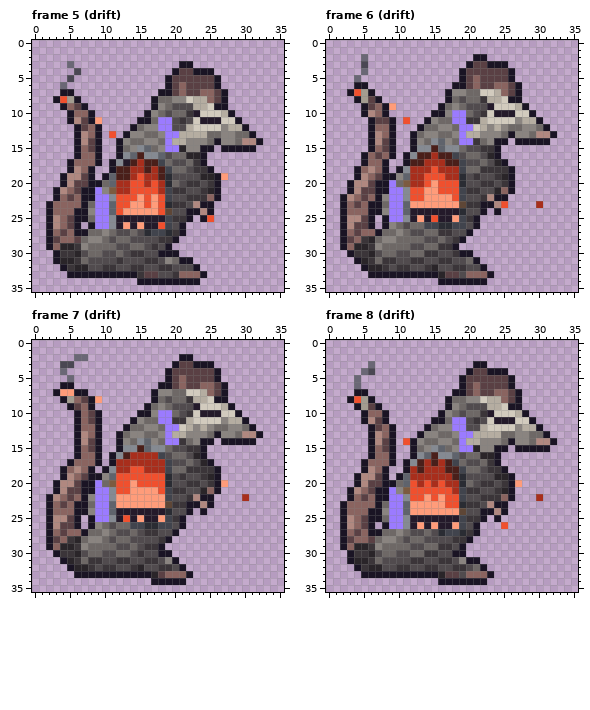
A pixel-art file gets an edit: tools/art/creatures/kilnshade/kilnshade.aseprite. The picture above was drawn from the file before the commit.
36x36 pixels, 29 frames. Colours within 5 levels of each other are drawn and written as one. Shown: frame 5 (drift), frame 6 (drift), frame 7 (drift), frame 8 (drift). The commit also changed other frames, which this record leaves out.
After:
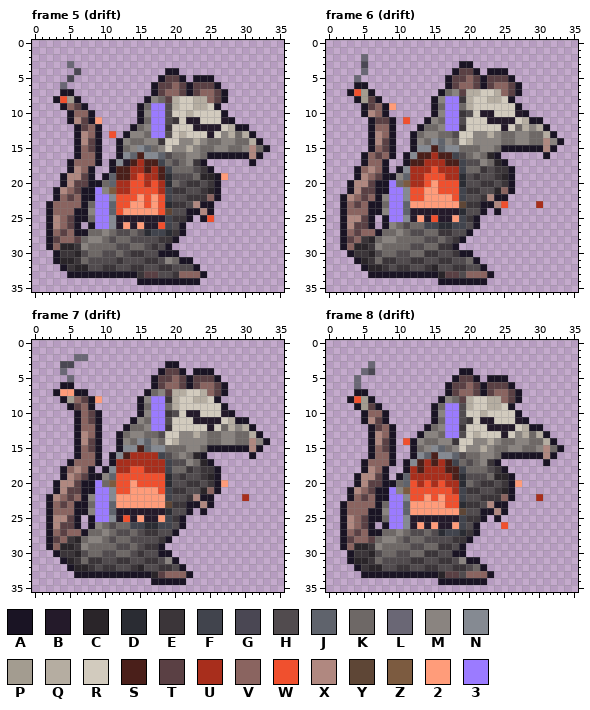
Palette (. is transparent): A #1a1424  B #241a2a  C #2a2529  D #2a2c33  E #3b3539  F #41444d  G #4a4753  H #514b4e  J #5f636c  K #6e6866  L #6a6775  M #8a8480  N #858a92  P #a39c90  Q #b5ada1  R #d2cbbe  S #4a1f1a  T #5a4044  U #a82e1c  V #8a6460  W #f0502e  X #b08880  Y #5e4636  Z #7c5b40  2 #ff9c7a  3 #9b7bff
Changes in this commit:
--- frame 5 (drift), layers "glow", "corpo"
@@ x 13..35 @@
  2 .......................
- 3 ........AA.............
- 4 .......ATTAAA..........
- 5 ......ATTTTTTA.........
- 6 ......ATVTTTTA.........
- 7 .....AATVTTVVTA........
- 8 ....AKKMMRQQVTA........
- 9 ....AMKHHHQQRAA........
-10 ...AMKHKKEBRRRQA.......
-11 ..AAK33HEHRBBBRRA......
-12 .AKMM33HHQRRRRMQQA.....
-13 AMMKKM33QQQQKKMMKKA....
-14 MKKMMK3QQMMMKAMMKXXA...
-15 KMNJKM33CMMAA.AAAAA....
-16 NJSNNJHKKCCA...........
-17 BSUSSFKHHKEA...........
-18 SUUSUSFKKHEEA..........
-19 SUWUUSDHHHHCCA2........
+ 3 .......................
+ 4 ......AA...............
+ 5 .....ATTA.AAA..........
+ 6 ....ATTVTATTTA.........
+ 7 ....ATVVTATVVTA........
+ 8 ...AMKTQRRQQVTA........
+ 9 ..AK33HQRRQQRA.........
+10 ..AM33HRRQRRRRA........
+11 ..AK33HERBBRRRBA.......
+12 .AKM33ERRRBBBBRQAA.....
+13 AMMK33HRQRRRBRMQKQA....
+14 MKKMMERRMMQMKKMMKKQA...
+15 KMNJKMRMMQMKKMMKKMXKA..
+16 NJSNNJHKKMMKAAAAAAXA...
+17 BSUSSFKHKMEA......A....
+18 SUUSUSFKKKHEA..........
+19 SUWUUSDHHHKCCA2........
 20 UWWUWUDKHEEHEA.........
--- frame 6 (drift), layers "glow", "corpo"
@@ x 13..35 @@
  1 .......................
- 2 ........AA.............
- 3 .......ATTAAA..........
- 4 ......ATTTTTTA.........
- 5 ......ATVTTTTA.........
- 6 .....AATVTTVVTA........
- 7 ....AMMKKRRQVTA........
- 8 ....AKHKKEQQRAA........
- 9 ...AKMKHHHBRRRQA.......
-10 ..AAM33KHERBBBRRA......
-11 .AMKK33EEQRRRRMQQA.....
-12 AKKMMK33RQMQMKKMMKA....
-13 KMMKKM3QQMMMKAMMKXXA...
-14 MKNJMK33EKMAA.AAAAA....
-15 NNSJNNKHHEEA...........
-16 SSUSSFHKKHCA...........
-17 SUUUSSFHHKHCA..........
-18 UUWUUUFKKEEEEA.........
+ 2 .......................
+ 3 ......AA...............
+ 4 .....ATTA.AAA..........
+ 5 ....ATTVTATTTA.........
+ 6 ....ATVVTATVVTA........
+ 7 ...AKMTQQRRQVTA........
+ 8 ..AM33EQRRQQRA.........
+ 9 ..AK33KQRRRRRRA........
+10 ..AM33EHRBBRRRBA.......
+11 .AMK33HRRRBBBBRQAA.....
+12 AKKM33ERRRRRBRKQMQA....
+13 KMMKKHRRMMQMKKMMKKQA...
+14 MKNJMKRQMMMMKKMMKKXMA..
+15 NNSJNNKKKMMKAAAAAAXA...
+16 SSUSSFHKMKCA......A....
+17 SUUUSSFHHMKCA..........
+18 UUWUUUFKKEHEEA.........
 19 UWWWUUDHEHHECA.........
--- frame 7 (drift), layers "glow", "corpo"
@@ x 13..35 @@
  1 .......................
- 2 ........AA.............
- 3 .......ATTAAA..........
- 4 ......ATTTTTTA.........
- 5 ......ATVTTTTA.........
- 6 .....AATVTTVVTA........
- 7 ....AMMKKRRQVTA........
- 8 ....AKHKKEQQRAA........
- 9 ...AKMKHHHBRRRQA.......
-10 ..AAM33KHERBBBRRA......
-11 .AMKK33EEQRRRRMQQA.....
-12 AKKMMK33RQMQMKKMMKA....
-13 KMMKKM3QQMMMKAMMKXXA...
-14 MKNJMK33EKMAA.AAAAA....
-15 NNSJNNKHHEEA...........
-16 SUUUUFHKKHCA...........
-17 UUUUUUFHHKHCA..........
-18 UWWUUUFKKEEEEA.........
+ 2 .......................
+ 3 ......AA...............
+ 4 .....ATTA.AAA..........
+ 5 ....ATTVTATTTA.........
+ 6 ....ATVVTATVVTA........
+ 7 ...AKMTQQRRQVTA........
+ 8 ..AM33EQRRQQRA.........
+ 9 ..AK33KQRRRRRRA........
+10 ..AM33EHRBBRRRBA.......
+11 .AMK33HRRRBBBBRQAA.....
+12 AKKM33ERRRRRBRKQMQA....
+13 KMMKKHRRMMQMKKMMKKQA...
+14 MKNJMKRQMMMMKKMMKKXMA..
+15 NNSJNNKKKMMKAAAAAAXA...
+16 SUUUUFHKMKCA......A....
+17 UUUUUUFHHMKCA..........
+18 UWWUUUFKKEHEEA.........
 19 WWWWWWDHEHHECA.........
--- frame 8 (drift), layers "glow", "corpo"
@@ x 13..35 @@
  2 .......................
- 3 ........AA.............
- 4 .......ATTAAA..........
- 5 ......ATTTTTTA.........
- 6 ......ATVTTTTA.........
- 7 .....AATVTTVVTA........
- 8 ....AKKMMRQQVTA........
- 9 ....AMKHHHQQRAA........
-10 ...AMKHKKEBRRRQA.......
-11 ..AAK33HEHRBBBRRA......
-12 .AKMM33HHQRRRRMQQA.....
-13 AMMKKM33QQQQKKMMKKA....
-14 MKKMMK3QQMMMKAMMKXXA...
-15 KMNJKM33CMMAA.AAAAA....
-16 NJSNNJHKKCCA...........
-17 SUSUSFKHHKEA...........
-18 SUUUSSFKKHEEA..........
-19 UUUUUSDHHHHCCA.........
+ 3 .......................
+ 4 ......AA...............
+ 5 .....ATTA.AAA..........
+ 6 ....ATTVTATTTA.........
+ 7 ....ATVVTATVVTA........
+ 8 ...AMKTQRRQQVTA........
+ 9 ..AK33HQRRQQRA.........
+10 ..AM33HRRQRRRRA........
+11 ..AK33HERBBRRRBA.......
+12 .AKM33ERRRBBBBRQAA.....
+13 AMMK33HRQRRRBRMQKQA....
+14 MKKMMERRMMQMKKMMKKQA...
+15 KMNJKMRMMQMKKMMKKMXKA..
+16 NJSNNJHKKMMKAAAAAAXA...
+17 SUSUSFKHKMEA......A....
+18 SUUUSSFKKKHEA..........
+19 UUUUUSDHHHKCCA.........
 20 UWUWUUDKHEEHEA2........
Pixel boxes of the changes (left, top, right, bottom) in both pictures:
changed: (137, 61, 270, 180)
changed: (431, 54, 564, 173)
changed: (137, 354, 270, 473)
changed: (431, 361, 564, 480)
